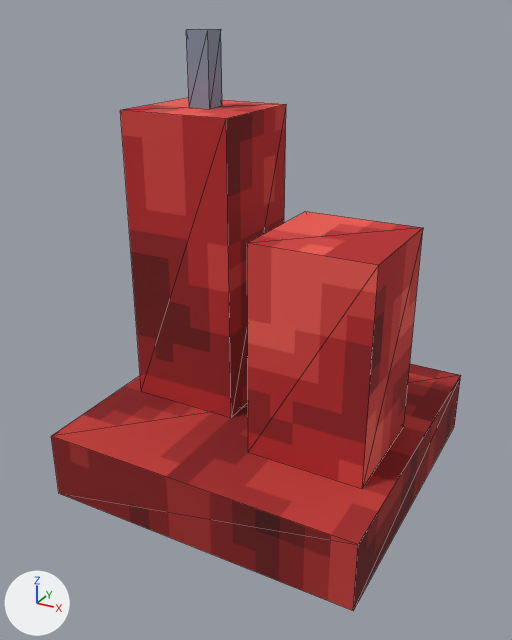
Before and after pictures for a commit that changed the glTF model public/assets/models/buildings/base_red.glb.
The view is the same before and after, from a camera (50 mm lens) standing at (0.824, -1.592, 1.236) and looking at (-0.014, -0.068, 0.474). Arrows for +X, +Y and +Z are at lower left; the lights stay in place. The picture after the commit comes second. Mesh edges are drawn as thin lines. Vertices at exactly the same position are counted once.

Names of what the first picture shows: 'body'.
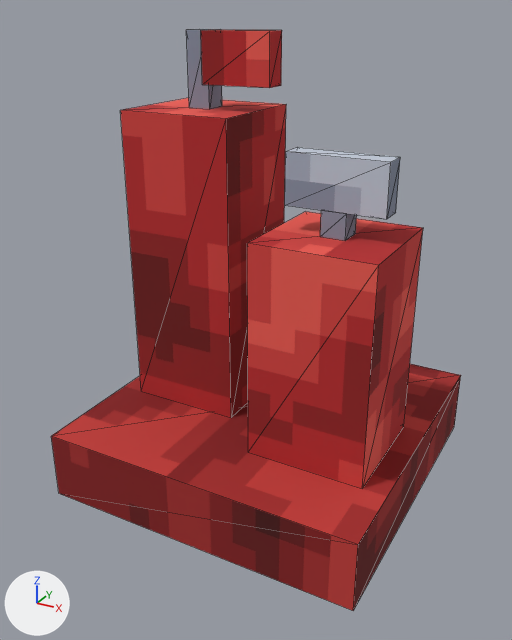
The change, as a diff of the scene's bpy script:
```diff
--- a/public/assets/models/buildings/base_red.glb.py
+++ b/public/assets/models/buildings/base_red.glb.py
@@ me_body_rigid_batch @@
 # used by ob_body; parent = ob_root; location = (0.0, 0.0, 0.0)
-me_body_rigid_batch.from_pydata(...)  # 40 vertices, 52 faces; spans x -0.438..0.438, y -0.438..0.438, z 0.0..1.188
+me_body_rigid_batch.from_pydata(...)  # 48 vertices, 62 faces; spans x -0.438..0.438, y -0.438..0.438, z 0.0..1.188
+# me_body_rigid_batch part 1: the loose piece of 8 vertices spanning x 0.062..0.375, y -0.25..0.062, z 0.188..0.75 is copied, and the copy is scaled about its middle by (0.2, 0.2, 0.111), then moved by (0.0, 0.0, 0.313); it spans x 0.188..0.25, y -0.125..-0.062, z 0.75..0.812
 me_body_rigid_batch.materials.append(mat_paint)
@@ me_radar_rigid_batch @@
+me_radar_rigid_batch.from_pydata(...)  # a box spanning x -0.125..0.125, y -0.031..0.031, z 0.0..0.125
+me_radar_rigid_batch.materials.append(mat_paint)  # picture img_paint
@@ me_flag_rigid_batch @@
+me_flag_rigid_batch.from_pydata(...)  # a box spanning x 0.0..0.188, y -0.031..0.031, z -0.062..0.062
+me_flag_rigid_batch.materials.append(mat_paint)  # picture img_paint
@@ ob_radar @@
+ob_radar = bpy.data.objects.new('radar', me_radar_rigid_batch)
+ob_radar.parent = ob_body
+ob_radar.location = (0.219, -0.0938, 0.812)
@@ ob_flag @@
+ob_flag = bpy.data.objects.new('flag', me_flag_rigid_batch)
+ob_flag.parent = ob_body
+ob_flag.location = (-0.188, 0.0, 1.125)
+ob_flag.rotation_euler = (0.0000228, -0.0032, 0.0175)  # degrees (0, -0.2, 1)
```

Location of each change, (x1, y1, x2, y2) in pixels of the pictures (512 x 640 px):
'radar', added
    after: (285, 147, 400, 219)
'flag', added (red)
    after: (201, 30, 282, 88)
part 1 of me_body_rigid_batch, added
    after: (320, 210, 357, 240)
